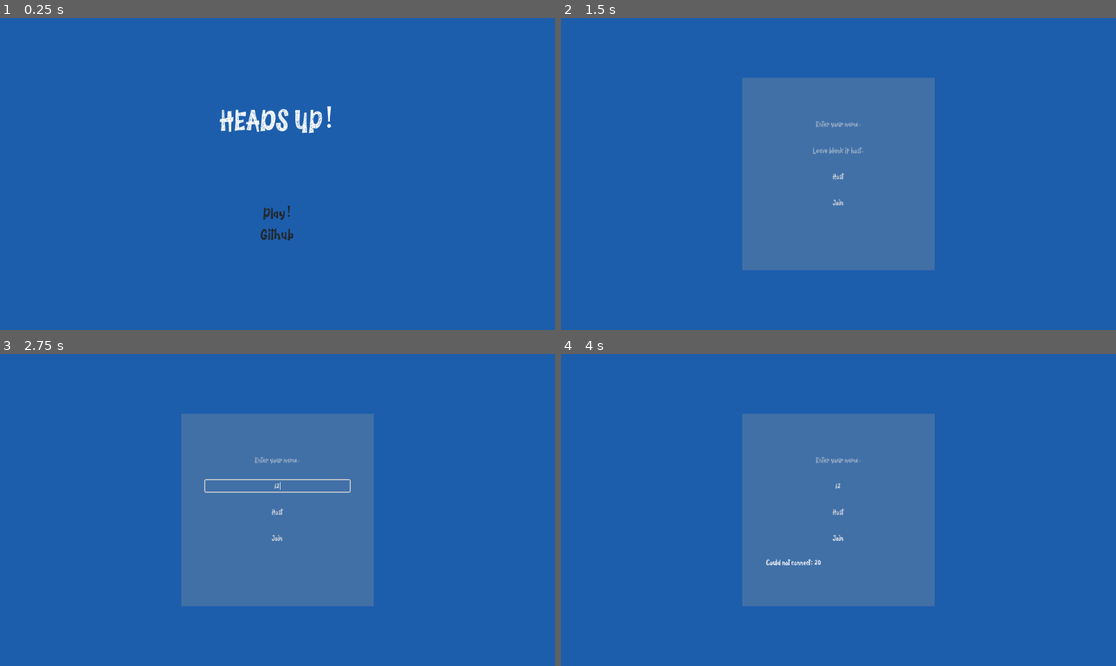
Above: before the commit, frames 1-4 (two rows, left to right).
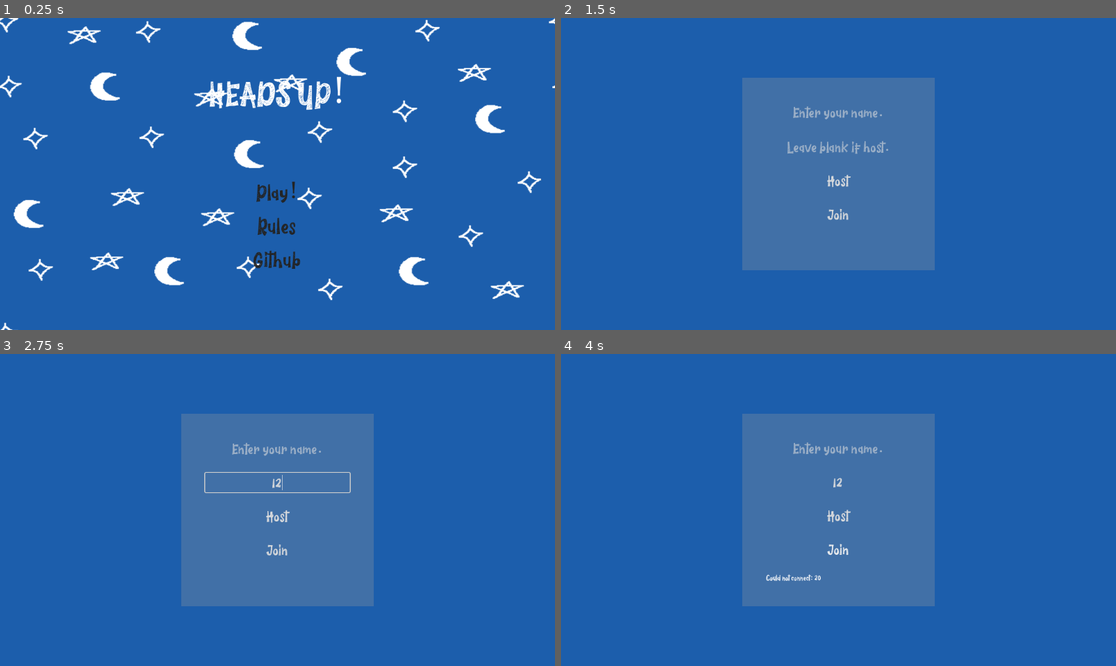
Above: after the commit, the same moments.

Repository: Haydara1/Heads-Up
Game: Godot game, scene res://scenes/Main-menu.tscn
Same seed, same stepped clock (60 frames per second), same inputs: the game is played once before the commit and once after it.
Inputs (mouse positions are in pixels of both pictures, inside the frame that each line leads up to):
- Up to frame 1 (0.25 s): no input
- Up to frame 2 (1.5 s): click (838, 227) at 0.5 s, where only the run after the commit has a clickable "Rules"; click "Play!" at 1.25 s
- Up to frame 3 (2.75 s): click (277, 485) at 2.02 s; type "12" at 2.1 s
- Up to frame 4 (4 s): click "Host" at 2.75 s; click "Join" at 3.5 s

The runs differ from the first frame. In frame 1, 7.3% of the frame differs, in the area x 0-100%, y 0-100%; in frame 2, 0.8%; in frame 3, 0.8%; in frame 4, 0.7%.

Commit message:
Changed background for main menu

Diff:
--- /dev/null
+++ b/assets/scroller.gdshader
@@ -0,0 +1,8 @@
+shader_type canvas_item;
+
+uniform float speed = 0.1;
+
+void vertex() {
+	UV.x += TIME * speed;
+	UV.y += TIME * speed;
+}
--- a/scenes/Main-menu.tscn
+++ b/scenes/Main-menu.tscn
@@ -1,6 +1,12 @@
 [gd_scene format=3 uid="uid://b721eknsmr3o0"]
 
 [ext_resource type="Script" uid="uid://df0nhxoa5fup7" path="res://scripts/main_menu.gd" id="1_ak5k6"]
+[ext_resource type="Texture2D" uid="uid://ckup5gdgw5wyq" path="res://assets/Pattern.png" id="2_ewema"]
+[ext_resource type="Shader" uid="uid://b67e4wgv7hbib" path="res://assets/scroller.gdshader" id="2_m3c5h"]
+
+[sub_resource type="ShaderMaterial" id="ShaderMaterial_m3c5h"]
+shader = ExtResource("2_m3c5h")
+shader_parameter/speed = 0.1
 
 [node name="main" type="Control" unique_id=412631385]
 layout_mode = 3
@@ -20,6 +26,25 @@
 grow_vertical = 2
 color = Color(0.10980392, 0.36862746, 0.6745098, 1)
 
+[node name="TextureRect" type="TextureRect" parent="." unique_id=539812518]
+texture_repeat = 2
+material = SubResource("ShaderMaterial_m3c5h")
+layout_mode = 1
+anchors_preset = 15
+anchor_right = 1.0
+anchor_bottom = 1.0
+grow_horizontal = 2
+grow_vertical = 2
+texture = ExtResource("2_ewema")
+
+[node name="TextureRect2" type="TextureRect" parent="." unique_id=163812168]
+layout_mode = 1
+anchors_preset = 15
+anchor_right = 1.0
+anchor_bottom = 1.0
+grow_horizontal = 2
+grow_vertical = 2
+
 [node name="Buttons" type="Control" parent="." unique_id=13473805]
 anchors_preset = 0
 offset_right = 40.0
@@ -35,24 +60,32 @@
 
 [node name="VBoxContainer" type="VBoxContainer" parent="CenterContainer" unique_id=160248675]
 layout_mode = 2
+theme_override_constants/separation = 15
 
 [node name="Label" type="Label" parent="CenterContainer/VBoxContainer" unique_id=1124871755]
 custom_minimum_size = Vector2(0, 200)
 layout_mode = 2
-theme_override_font_sizes/font_size = 60
+theme_override_font_sizes/font_size = 72
 text = "HEADS UP!"
 
 [node name="PlayButton" type="Button" parent="CenterContainer/VBoxContainer" unique_id=1084425710]
 layout_mode = 2
 theme_override_colors/font_color = Color(0.13863784, 0.13863736, 0.13863751, 1)
-theme_override_font_sizes/font_size = 32
+theme_override_font_sizes/font_size = 46
 text = "Play!"
+flat = true
+
+[node name="Rules" type="Button" parent="CenterContainer/VBoxContainer" unique_id=1359279502]
+layout_mode = 2
+theme_override_colors/font_color = Color(0.13863784, 0.13863736, 0.13863751, 1)
+theme_override_font_sizes/font_size = 46
+text = "Rules"
 flat = true
 
 [node name="Github" type="Button" parent="CenterContainer/VBoxContainer" unique_id=1183808820]
 layout_mode = 2
 theme_override_colors/font_color = Color(0.13863784, 0.13863736, 0.13863751, 1)
-theme_override_font_sizes/font_size = 32
+theme_override_font_sizes/font_size = 46
 text = "Github"
 flat = true
 
--- a/scenes/lobby.tscn
+++ b/scenes/lobby.tscn
@@ -40,23 +40,27 @@
 
 [node name="NameInput" type="LineEdit" parent="CenterContainer/VBoxContainer" unique_id=222362144]
 layout_mode = 2
+theme_override_font_sizes/font_size = 32
 placeholder_text = "Enter your name."
 alignment = 1
 flat = true
 
 [node name="IPInput" type="LineEdit" parent="CenterContainer/VBoxContainer" unique_id=1182089093]
 layout_mode = 2
+theme_override_font_sizes/font_size = 32
 placeholder_text = "Leave blank if host."
 alignment = 1
 flat = true
 
 [node name="HostButton" type="Button" parent="CenterContainer/VBoxContainer" unique_id=196736558]
 layout_mode = 2
+theme_override_font_sizes/font_size = 32
 text = "Host"
 flat = true
 
 [node name="JoinButton" type="Button" parent="CenterContainer/VBoxContainer" unique_id=511477960]
 layout_mode = 2
+theme_override_font_sizes/font_size = 32
 text = "Join
 "
 flat = true
Binary file added: assets/Pattern.png
Not shown, added: assets/Pattern.png.import
Not shown, added: assets/scroller.gdshader.uid
